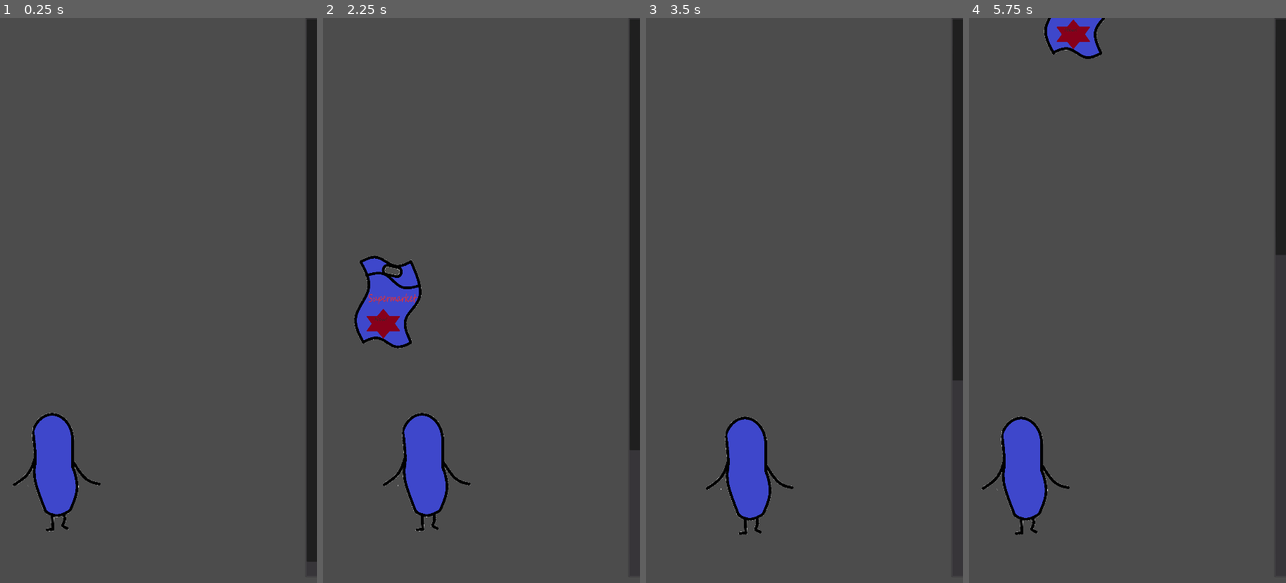
Above: before the commit, frames 1-4 (left to right).
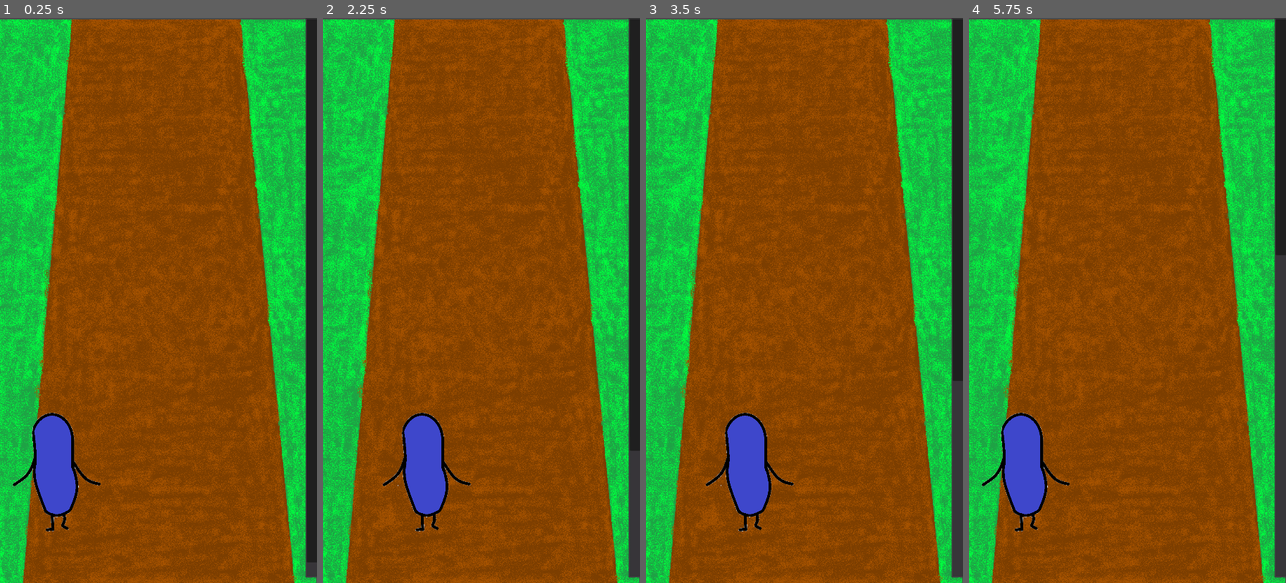
Above: after the commit, the same moments.

Repository: Jugendhackt/SWTU
Game: Godot game, scene res://scenes/Levels/PlasticCollect.tscn
Same seed, same stepped clock (60 frames per second), same inputs: the game is played once before the commit and once after it. This scene is started directly instead of the project's main scene. The engine's default icon, where the game draws it, is replaced by a stand-in: a white triangle on a blue panel in a dark square.
Inputs:
- Up to frame 1 (0.25 s): no input
- Up to frame 2 (2.25 s): hold Right (ui_right) 0.53-1.28 s; hold Left (ui_left) 1.28-2.03 s; hold Right (ui_right) from 2.03 s (still down)
- Up to frame 3 (3.5 s): keep holding Right (ui_right)
- Up to frame 4 (5.75 s): release Right (ui_right) at 3.53 s; hold Left (ui_left) from 3.53 s (still down)

The runs differ from the first frame. In frame 1, 94% of the frame differs, in the area x 0-100%, y 0-100%; in frame 2, 94%; in frame 3, 94%; in frame 4, 94%.
Error after the commit: Parse Error: Expected identifier as member (res://BagSpawner.gd:21)

Commit message:
adding sound

Diff:
--- a/SWTU/Node2D.gd
+++ b/SWTU/Node2D.gd
@@ -1,14 +1,29 @@
 extends "res://scripts/Level.gd"
 
 export var railcount = 3
+export var distMod = 10000
 var bagScene = load("res://scenes/Plastic/BagSpawner.tscn")
+var bagSoundFront = preload("res://scenes/Plastic/plastik_vorne.wav")
+var bagSoundLeft = preload("res://scenes/Plastic/Plastik_links.wav")
+var bagSoundRight = preload("res://scenes/Plastic/Plastik_rechts.wav")
+
+var bagSounds = [bagSoundLeft,bagSoundFront,bagSoundRight]
+var bags = []
 
 var windowSizeX = OS.get_real_window_size().x
 var windowSizeY = OS.get_real_window_size().y
 var translateY = -windowSizeY/3/2
 var offsetX: float = windowSizeX/(railcount*2)
+var audioPlayers = [[],[],[]]
 
 func _ready():
+	for i in range(railcount):
+		var streamPlayer = AudioStreamPlayer.new()
+		streamPlayer.set_stream(bagSounds[i])
+		add_child(streamPlayer)
+		audioPlayers.append(streamPlayer)
+
+
 	for i in range(railcount):
 		var bagSpawner = bagScene.instance()
 		var translateX = windowSizeX/railcount * i + offsetX
@@ -16,11 +31,33 @@
 		bagSpawner.translate(Vector2(translateX,translateY))
 		add_child(bagSpawner)
 
-func _physics_process(delta):
-	pass
+func _process(delta):
+	for player in audioPlayers:
+		var cBag
+		var lastDist = 5000000
+		for bag in bags[audioPlayers.find(player)]:
+			var distance = sqrt(pow(bag.position.x,2) + pow(bag.position.y,2))
+			if(distance < lastDist):
+				cBag = bag
+				lastDist = distance
+		if cBag == null:
+			return
+
+		var distance = sqrt(pow(cBag.position.x,2) + pow(cBag.position.y,2))
+		player.set_volume_db(distMod/distance)
+		if(!player.isPlaying()):
+			player.play()
+
 
 func handlePlayerCollision(var collider: KinematicCollision2D):
 	remove_child(collider.collider)
 
 func level_end():
 	finish()
+
+func add_bag(bag,x):
+	#for i in range(railcount):
+	#	if rails[i] == x:
+	#		bags[i].append(bag)
+	#		break
+	pass
--- a/SWTU/bagSpawner.gd
+++ b/SWTU/bagSpawner.gd
@@ -18,6 +18,7 @@
 	get_parent().add_child(bag)
 	bag.setPosition(position.x,position.y)
 	bag.go()
+	get_parent().
 
 	var tMod = Globals.get_time_modifier()
 	diffOffset = rand.randf_range(4 * tMod,30 * tMod)
--- a/SWTU/scenes/Levels/PlasticCollect.tscn
+++ b/SWTU/scenes/Levels/PlasticCollect.tscn
@@ -1,8 +1,9 @@
-[gd_scene load_steps=5 format=2]
+[gd_scene load_steps=6 format=2]
 
 [ext_resource path="res://Node2D.gd" type="Script" id=1]
 [ext_resource path="res://scenes/Plastic/Player.tscn" type="PackedScene" id=2]
-[ext_resource path="res://scenes/Levels/endCollider.gd" type="Script" id=3]
+[ext_resource path="res://scenes/Plastic/Plastik Mensch Background.png" type="Texture" id=3]
+[ext_resource path="res://scenes/Levels/endCollider.gd" type="Script" id=4]
 
 [sub_resource type="RectangleShape2D" id=1]
 extents = Vector2( 1096.24, 10 )
@@ -17,12 +18,13 @@
 human = true
 
 [node name="Sprite" type="Sprite" parent="."]
-position = Vector2( 509.337, 973.631 )
+position = Vector2( 537.337, 964.631 )
 z_index = -5
+texture = ExtResource( 3 )
 
 [node name="endCollider" type="KinematicBody2D" parent="."]
 position = Vector2( 0, 1932 )
-script = ExtResource( 3 )
+script = ExtResource( 4 )
 
 [node name="endColliderShape " type="CollisionShape2D" parent="endCollider"]
 shape = SubResource( 1 )
@@ -32,6 +34,7 @@
 margin_right = 2988.0
 margin_bottom = 48.0
 rect_rotation = 89.9999
+rect_scale = Vector2( 1.00117, 1 )
 value = 10.0
 percent_visible = false
 [connection signal="timeout" from="LevelTimer" to="." method="level_end"]
--- a/SWTU/scenes/Levels/PlasticLevel.gd
+++ b/SWTU/scenes/Levels/PlasticLevel.gd
@@ -24,3 +24,6 @@
 
 func level_end():
 	finish()
+
+func add_bag(bag,x):
+	pass
Binary file added: SWTU/scenes/Plastic/Plastik Mensch Background.png
Not shown, added: SWTU/scenes/Plastic/Plastik_links.wav
Not shown, added: SWTU/scenes/Plastic/Plastik_rechts.wav
Not shown, added: SWTU/scenes/Plastic/plastik_vorne.wav
